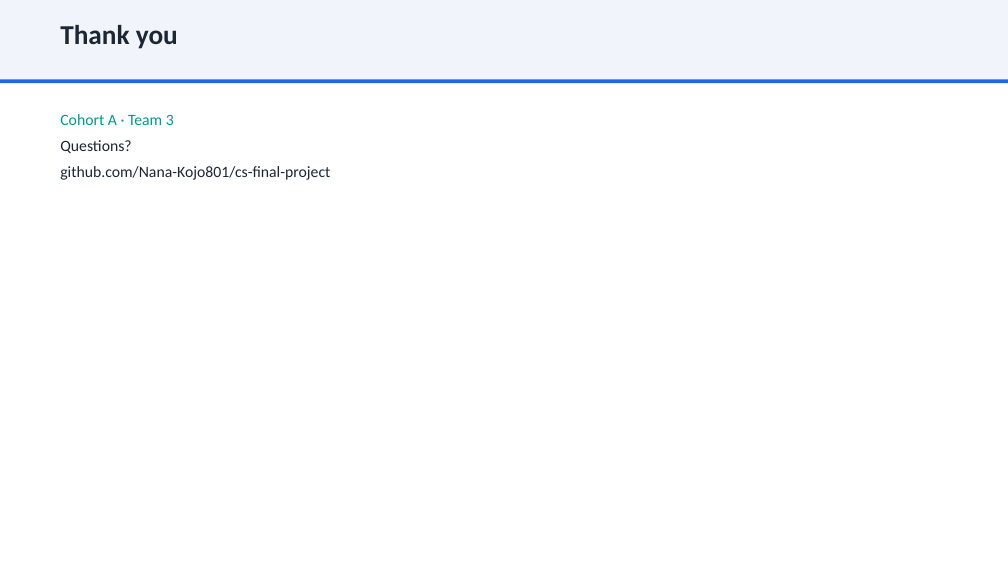
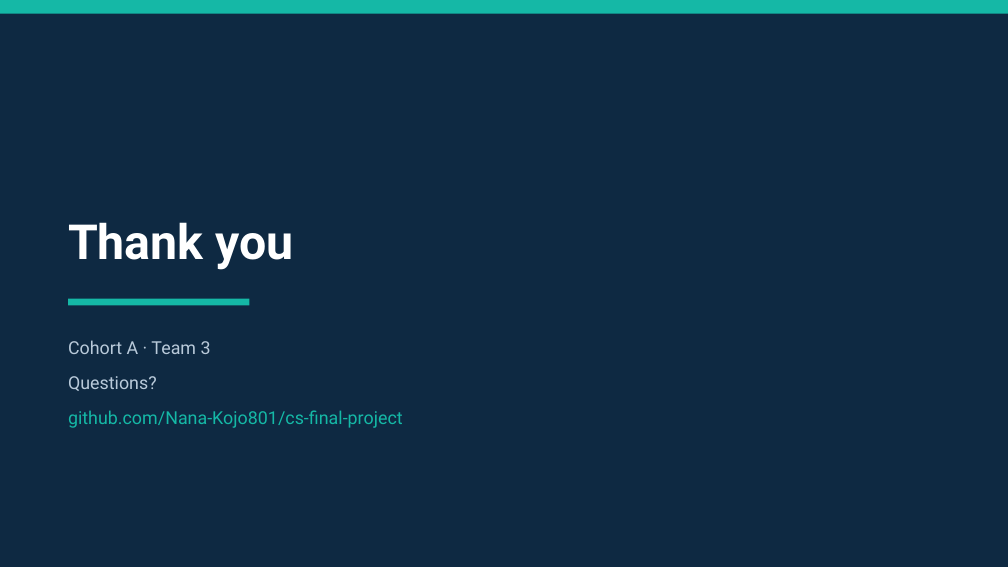
Before and after one commit to Nana-Kojo801/cs-final-project, a slide deck: slide 17 of slides/CS112_Team3_Presentation.pptx. Drawn at 1008x567 pixels with LibreOffice and Linux fonts; fonts in the diff are those of the drawing. Boxes give left, top, right and bottom in pixels: in the first picture for what was removed or moved away, otherwise in the second. Text is boxed around its words. In the diff, an @@ line names an element or a change of style, - is before the commit and + after.

```diff
--- a/slides/CS112_Team3_Presentation.pptx
+++ b/slides/CS112_Team3_Presentation.pptx
@@ rectangle: place and size @@
-rectangle at (0,0,1008,79)
+rectangle at (0,0,1008,14)
@@ rectangle at (0,0,1008,14): fill #F1F5FB to #15B8A6 @@
@@ rectangle added at (0,0,1008,567), fill #0E2942 @@
@@ rectangle removed at (0,79,1008,83) @@
@@ text "Thank you": place and size @@
-text "Thank you" at (60,25,178,49)
+text "Thank you" at (68,222,294,270)
@@ text "Thank you" at (68,222,294,270): size 26 to 46 pt, font Calibri to Roboto, text colour #1C2733 to #FFFFFF; line spacing 1 to 1.12; more space between paragraphs @@
@@ rectangle added at (68,299,250,306), fill #15B8A6 @@
@@ text "Cohort A · Team 3": place and size @@
-text "Cohort A · Team 3" at (60,114,330,180)
+text "Cohort A · Team 3" at (68,340,403,428)
@@ text "Cohort A · Team 3" at (68,340,403,428): size 15 to 17 pt, font Calibri to Roboto; text colour #0D9488 to #B9CADA in "Cohort A · Team 3"; text colour #1C2733 to #B9CADA in "Questions?"; text colour #1C2733 to #15B8A6 in "github.com/Nana-Kojo801/cs-final-project"; line spacing 1 to 1.35; less space between paragraphs @@
```
Also in this commit, not shown: 16 other slides changed, 1 other file.
